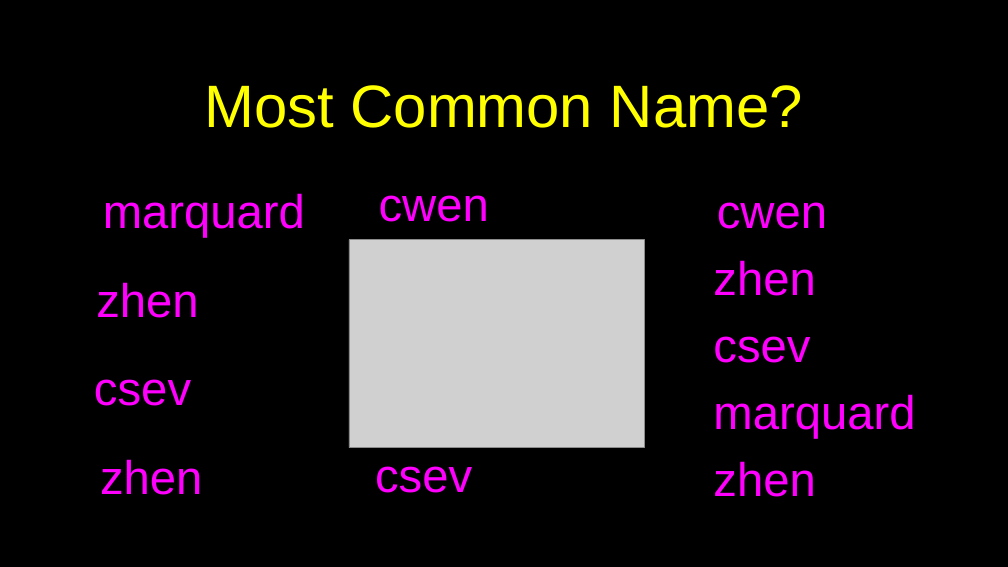
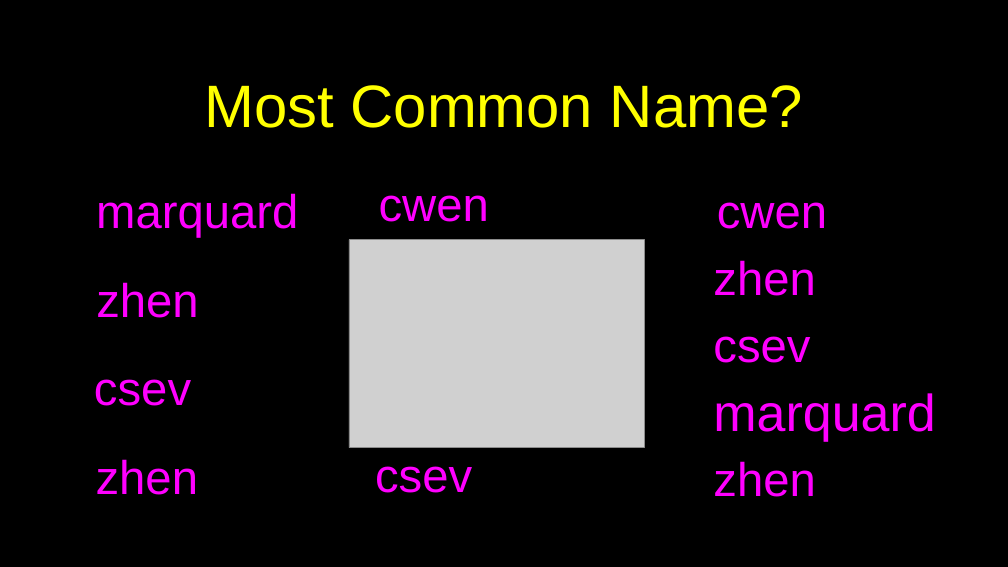
Before and after one commit to csev/py4e, a slide deck: slide 13 of lectures3/Pythonlearn-09-Dictionaries.pptx (slide 14 before the commit). Drawn at 1008x567 pixels with LibreOffice and Linux fonts; fonts in the diff are those of the drawing; grey boxes stand for pictures. Boxes give left, top, right and bottom in pixels: in the first picture for what was removed or moved away, otherwise in the second. Text is boxed around its words. In the diff, an @@ line names an element or a change of style, - is before the commit and + after.

```diff
--- a/lectures3/Pythonlearn-09-Dictionaries.pptx
+++ b/lectures3/Pythonlearn-09-Dictionaries.pptx
@@ text "marquard": place and size @@
-text "marquard" at bbox=[103, 193, 305, 238]
+text "marquard" at bbox=[96, 193, 298, 238]
@@ text "marquard" at bbox=[713, 393, 935, 442]: size 60 to 66 pt @@
@@ text "zhen": place and size @@
-text "zhen" at bbox=[100, 459, 202, 495]
+text "zhen" at bbox=[96, 459, 198, 495]
```
Also in this commit, not shown: 22 other slides changed, 1 slide removed, 1 other file.
